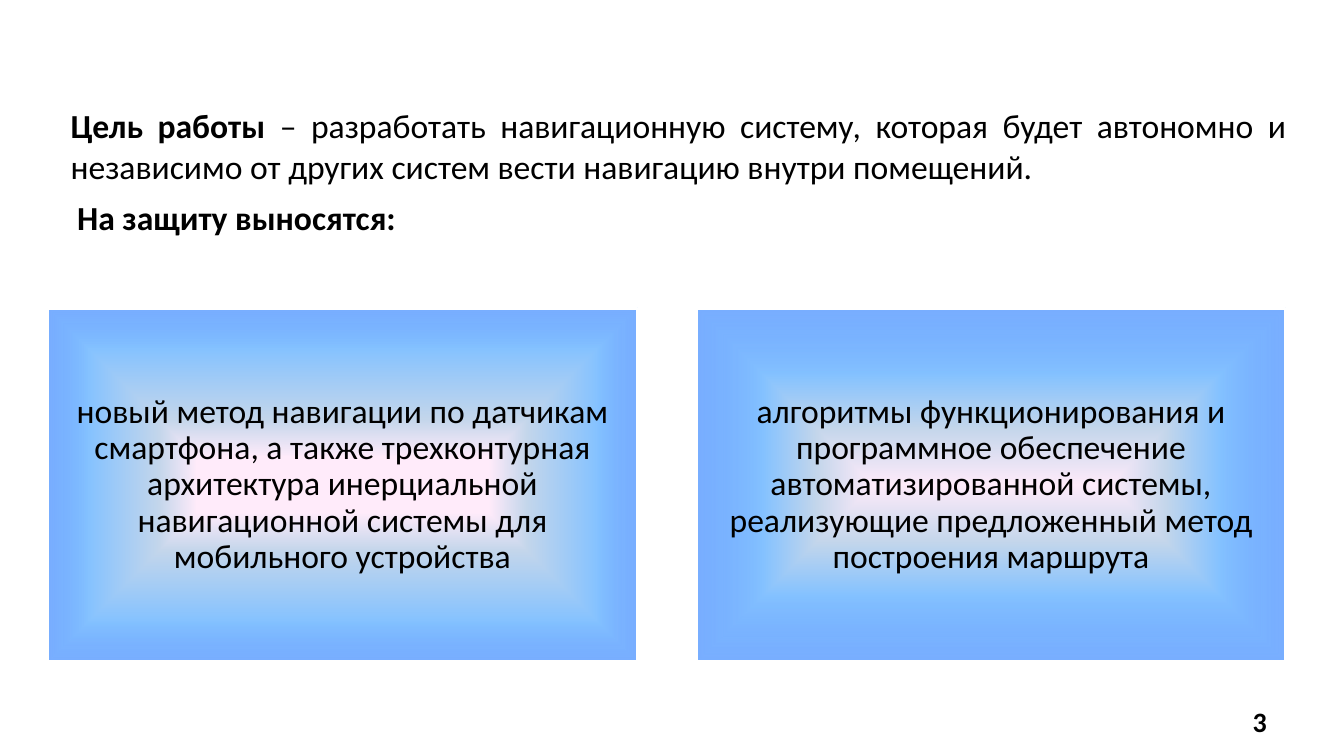
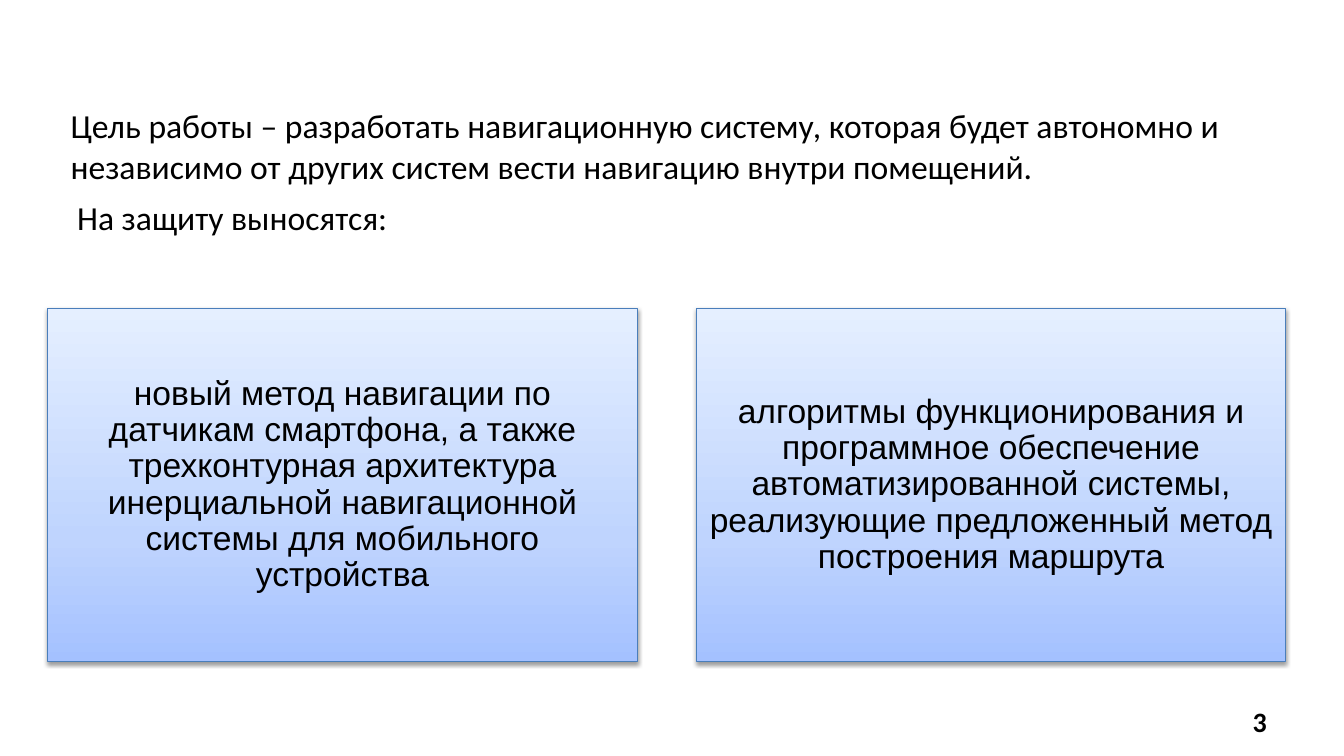
Before and after one commit to SonicRun/DiplomMaga, a slide deck: slide 3 of Mavlyutov_V_D_prezentatsia.pptx. Drawn at 1344x756 pixels with LibreOffice and Linux fonts; fonts in the diff are those of the drawing; background and template pictures are left out. Boxes give left, top, right and bottom in pixels: in the first picture for what was removed or moved away, otherwise in the second. Text is boxed around its words. In the diff, an @@ line names an element or a change of style, - is before the commit and + after.

```diff
--- a/Mavlyutov_V_D_prezentatsia.pptx
+++ b/Mavlyutov_V_D_prezentatsia.pptx
@@ text "Цель работы – разработать навигационную ..." at bbox=[71, 115, 1219, 185]: bold off in "Цель работы"; alignment justified to left; more space between paragraphs @@
@@ text "На защиту выносятся:" at bbox=[77, 208, 387, 236]: bold off; alignment justified to left; more space between paragraphs @@
@@ text "новый метод навигации по датчикам ..." at bbox=[108, 380, 577, 593]: font Calibri to Arial @@
@@ rectangle at bbox=[47, 309, 637, 662]: fill gradient #FFEBFA to #C4D6EB to #85C2FF to #4991FF to gradient #A4C4FF to #BFD4FF to #E6EEFF; outline #FFFFFF 2 pt to #4B7EBC 0.75 pt; shadow on @@
@@ text "алгоритмы функционирования и программное обеспечение ..." at bbox=[710, 398, 1272, 575]: font Calibri to Arial @@
@@ rectangle at bbox=[697, 309, 1287, 662]: fill gradient #FFEBFA to #C4D6EB to #85C2FF to #4991FF to gradient #A4C4FF to #BFD4FF to #E6EEFF; outline #FFFFFF 2 pt to #4B7EBC 0.75 pt; shadow on @@
```
Also in this commit, not shown: 8 other slides changed, 2 slides added, 1 other file.
